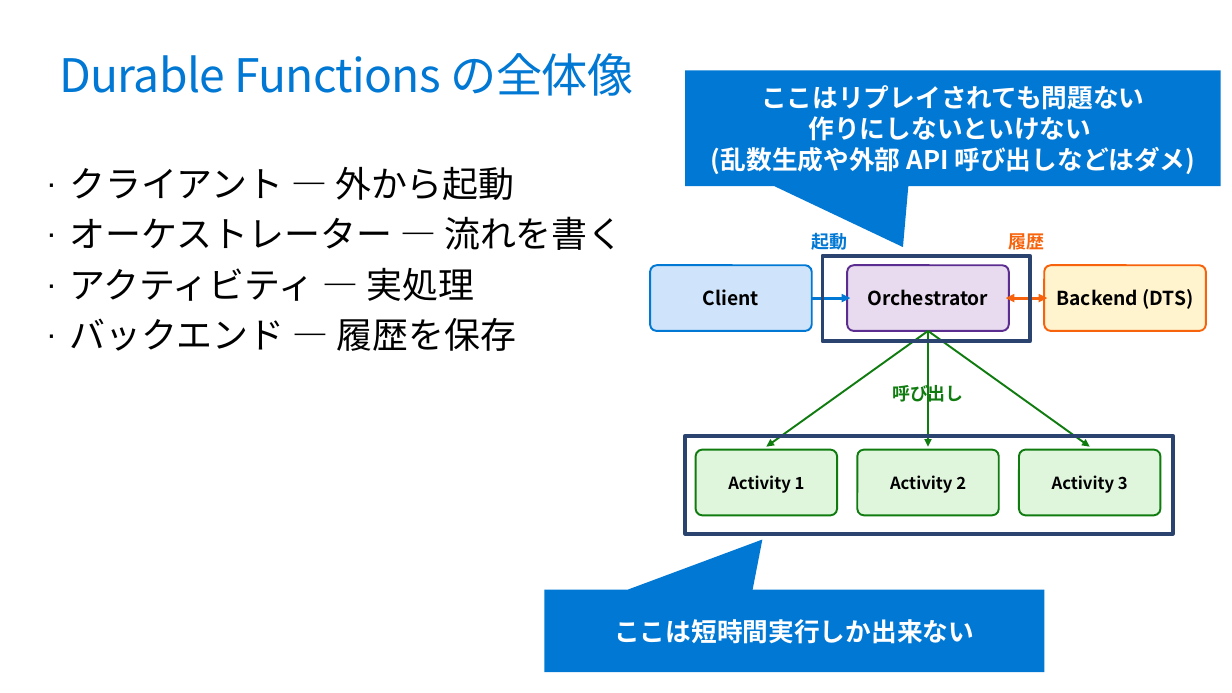
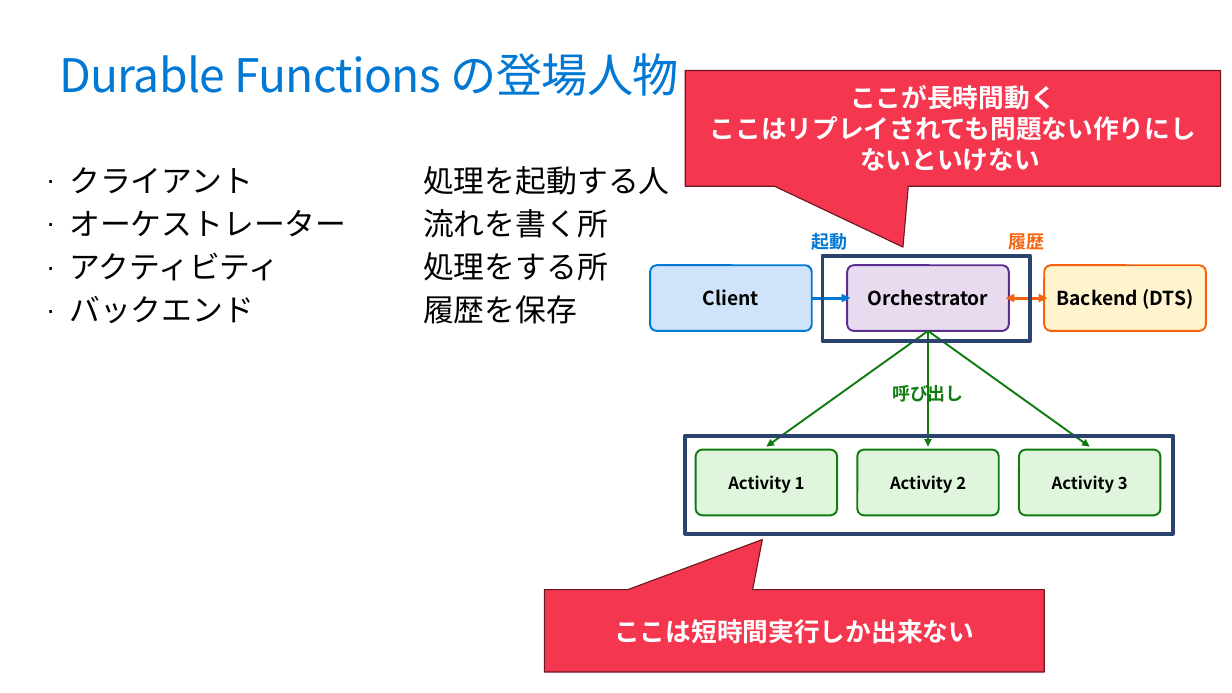
Before and after one commit to runceel/yonayona-durable, a slide deck: slide 14 of slides/slides.pptx (slide 13 before the commit). Drawn at 1232x693 pixels with LibreOffice and Linux fonts; fonts in the diff are those of the drawing; background and template pictures are left out. Boxes give left, top, right and bottom in pixels: in the first picture for what was removed or moved away, otherwise in the second. Text is boxed around its words. In the diff, an @@ line names an element or a change of style, - is before the commit and + after.

```diff
--- a/slides/slides.pptx
+++ b/slides/slides.pptx
@@ title at bbox=[59, 53, 679, 96]: text changed @@
-Durable Functions の全体像
+Durable Functions の登場人物
@@ speech box "ここが長時間動く" at bbox=[686, 70, 1221, 186]: fill #0078D4 to #F4364F; outline none to #6B1823 0.85 pt @@
@@ text in speech box at bbox=[710, 85, 1196, 171]: text changed @@
-ここはリプレイされても問題ない
-作りにしないといけない
-(乱数生成や外部 API 呼び出しなどはダメ)
+ここが長時間動く
+ここはリプレイされても問題ない作りにしないといけない
@@ text at bbox=[69, 167, 608, 324]: text changed; size 28 to 24 pt @@
-· クライアント — 外から起動
-· オーケストレーター — 流れを書く
-· アクティビティ — 実処理
-· バックエンド — 履歴を保存
+· クライアント 処理を起動する人
+· オーケストレーター 流れを書く所
+· アクティビティ 処理をする所
+· バックエンド 履歴を保存
@@ speech box "ここは短時間実行しか出来ない" at bbox=[544, 590, 1044, 672]: fill #0078D4 to #F4364F; outline none to #6B1823 0.85 pt @@
```
Also in this commit, not shown: 10 other slides changed, 3 slides added, 2 slides removed, 4 other files.
